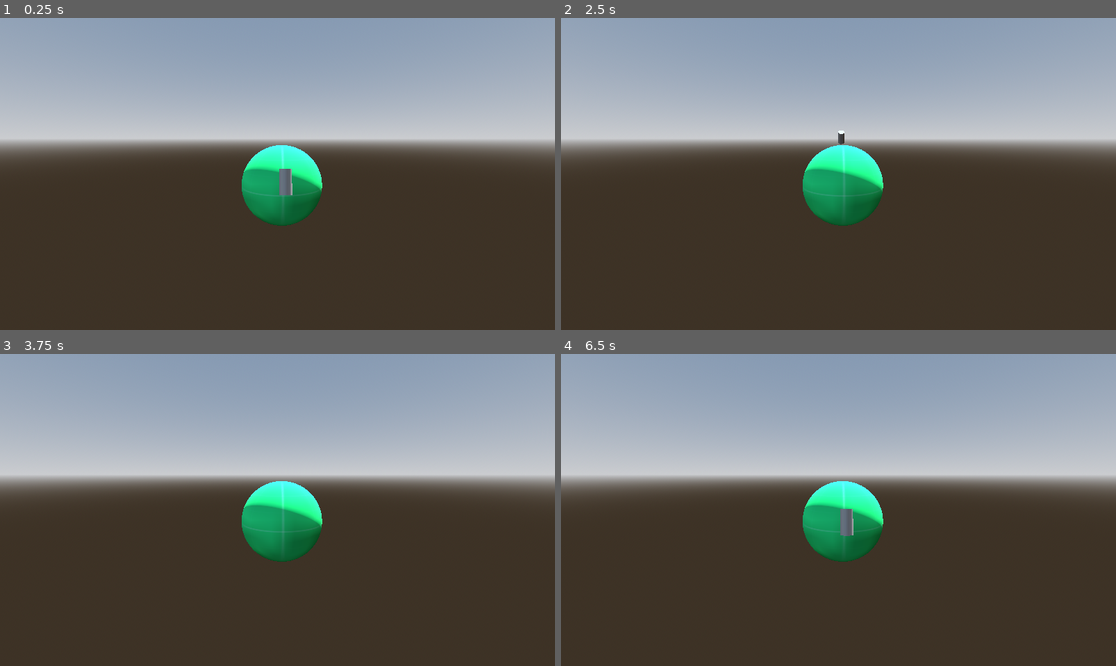
Above: before the commit, frames 1-4 (two rows, left to right).
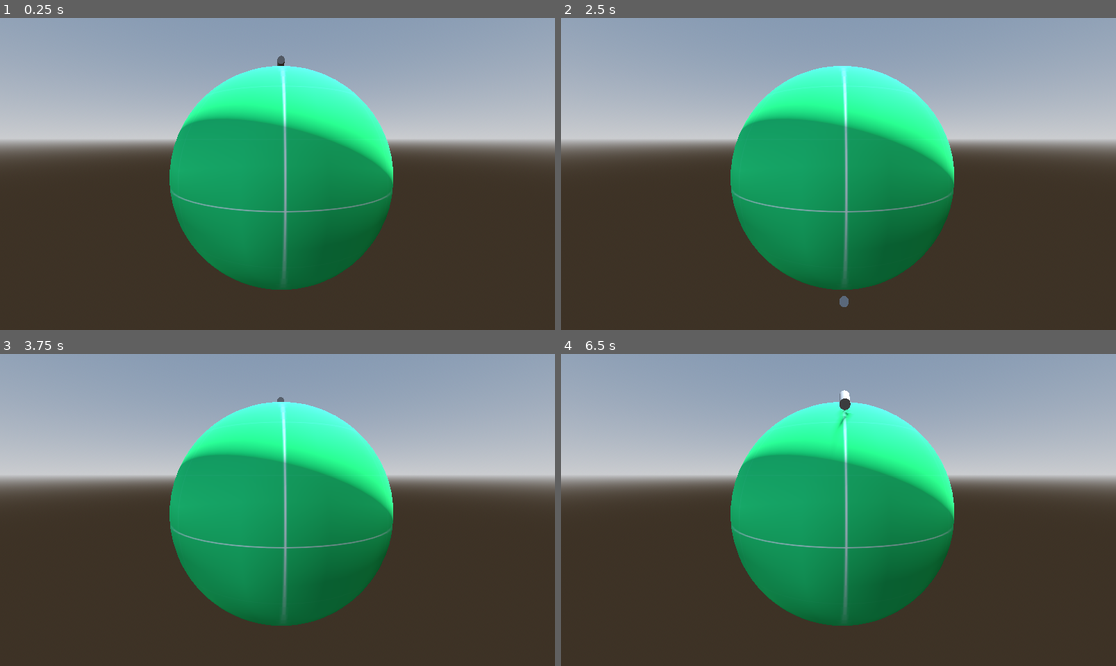
Above: after the commit, the same moments.

Repository: R1fty0/gwj85
Game: Godot game, scene res://scenes/main.tscn
Two runs of this game, one before a commit and one after it. Both use one fixed random seed, a clock stepped at 60 frames per second and the inputs below.
Inputs:
- Up to frame 1 (0.25 s): no input
- Up to frame 2 (2.5 s): hold Space (orbit_button, bound only after the commit) 0.53-1.28 s; tap Space (orbit_button, bound only after the commit) at 1.35 s; hold Space (orbit_button, bound only after the commit) from 2.03 s (still down)
- Up to frame 3 (3.75 s): release Space (orbit_button, bound only after the commit) at 2.78 s; tap Space (orbit_button, bound only after the commit) at 2.85 s; hold Space (orbit_button, bound only after the commit) from 3.53 s (still down)
- Up to frame 4 (6.5 s): release Space (orbit_button, bound only after the commit) at 4.28 s; tap Space (orbit_button, bound only after the commit) at 4.35, 5.85 s; hold Space (orbit_button, bound only after the commit) 5.03-5.78 s

The runs differ from the first frame. In frame 1, 22% of the frame differs, in the area x 30-71%, y 12-88%; in frame 2, 21%; in frame 3, 21%; in frame 4, 22%, in the area x 30-71%, y 11-88%.

Commit message:
refactor: orbit controller -> orbit component

Diff:
--- a/common/components/orbit_controller.gd
+++ b/common/components/orbit_controller.gd
@@ -1,32 +1,33 @@
 extends Node
-class_name OrbitController
+class_name OrbitComponent
 
-## Note: This script assuming its parent is the one is should be controlling.
+@export var orbiter: Node3D
+@export var orbit_speed: float = 2.0
 
-@export var orbit_axis: Vector3 = Vector3.LEFT
-## How high above the planet is the object orbiting.
-@export var orbit_radius: float = 1.0
-## How fast does the object move while orbiting.
-@export var orbit_velocity: float = 2.0
-
-# TODO: make getting this cleaner
-@export var planet_center: Node3D
-var orbit_angle: float = 0.0
-
+var orbit_pivot: Node3D = null
+var in_orbit: bool = false
 
 func _physics_process(delta: float) -> void:
-	# Update orbit angle
-	orbit_angle += orbit_velocity * delta
-	var rotation = Basis().rotated(orbit_axis.normalized(), orbit_angle)
-	# TODO: fix this so that planet position doesn't have to be at (0,0,0)
-	var offset = rotation * Vector3(0,0, orbit_radius)
-	var new_pos = offset + planet_center.global_position
-	# Get the object's last position.
-	var old_pos = get_parent().global_position
-	# Figure out the rotation needed for the object to be pointing at its new position.
-	var direction = (new_pos - old_pos).normalized()
-	# Apply the rotation.
-	if direction.length() > 0:
-		get_parent().look_at(new_pos + direction, orbit_axis)
-	# Apply the new position.
-	get_parent().global_position = new_pos
+	if in_orbit:
+		orbit_pivot.rotate_x(-orbit_speed * delta)
+
+func _enter_orbit() -> void:
+	# Create a new orbit pivot.
+	orbit_pivot = Node3D.new()
+	orbit_pivot.global_transform = Globals.planet_center.global_transform
+	Globals.planet_center.add_child(orbit_pivot)
+	# Reparent the orbiter to the orbit pivot.
+	orbiter.reparent(orbit_pivot, true)
+	in_orbit = true
+
+func _exit_orbit() -> void:
+	# Reparent the orbiter.
+	orbiter.reparent(SpaceshipManager, true)
+	# Remove the orbit pivot.
+	orbit_pivot.queue_free()
+	in_orbit = false
+
+func _input(event: InputEvent) -> void:
+	# For debug
+	if event.is_action_pressed("orbit_button"):
+		_enter_orbit()
--- a/project.godot
+++ b/project.godot
@@ -17,7 +17,8 @@
 
 [autoload]
 
-SignalBus="*res://singletons/signal_bus.gd"
+Globals="*res://singletons/globals.gd"
+SpaceshipManager="*res://singletons/spaceship_manager.gd"
 
 [file_customization]
 
@@ -29,6 +30,14 @@
 "res://singletons/": "blue"
 }
 
+[input]
+
+orbit_button={
+"deadzone": 0.2,
+"events": [Object(InputEventKey,"resource_local_to_scene":false,"resource_name":"","device":-1,"window_id":0,"alt_pressed":false,"shift_pressed":false,"ctrl_pressed":false,"meta_pressed":false,"pressed":false,"keycode":0,"physical_keycode":32,"key_label":0,"unicode":32,"location":0,"echo":false,"script":null)
+]
+}
+
 [rendering]
 
 renderer/rendering_method="gl_compatibility"
--- a/scenes/spaceship/spaceship.tscn
+++ b/scenes/instantiables/spaceship/spaceship.tscn
@@ -10,5 +10,5 @@
 transform = Transform3D(1, 0, 0, 0, -4.37114e-08, 1, 0, -1, -4.37114e-08, 0, 0, 0)
 mesh = SubResource("CylinderMesh_tgn4n")
 
-[node name="OrbitController" type="Node" parent="."]
+[node name="OrbitComponent" type="Node" parent="."]
 script = ExtResource("1_4vs15")
--- a/scenes/main.tscn
+++ b/scenes/main.tscn
@@ -1,7 +1,7 @@
 [gd_scene load_steps=6 format=3 uid="uid://ygegp2wnqfqe"]
 
-[ext_resource type="PackedScene" uid="uid://ci8d18qc6uhtq" path="res://scenes/spaceship/spaceship.tscn" id="2_0wfyh"]
-[ext_resource type="PackedScene" uid="uid://dvln2olkyedrv" path="res://scenes/planet/planet.tscn" id="2_sugp2"]
+[ext_resource type="PackedScene" uid="uid://ci8d18qc6uhtq" path="res://scenes/instantiables/spaceship/spaceship.tscn" id="2_0wfyh"]
+[ext_resource type="PackedScene" uid="uid://dvln2olkyedrv" path="res://scenes/environments/planet/planet.tscn" id="2_sugp2"]
 
 [sub_resource type="ProceduralSkyMaterial" id="ProceduralSkyMaterial_sgp6g"]
 sky_horizon_color = Color(0.662243, 0.671743, 0.686743, 1)
@@ -18,7 +18,7 @@
 [node name="Main" type="Node3D"]
 
 [node name="Camera3D" type="Camera3D" parent="."]
-transform = Transform3D(0.999945, 0.00180646, -0.0103529, 0, 0.985116, 0.171892, 0.0105093, -0.171883, 0.985061, -0.0790739, 0.578898, 2.50974)
+transform = Transform3D(0.999945, 0.00180647, -0.0103529, 0, 0.985116, 0.171892, 0.0105093, -0.171883, 0.985061, -0.0790739, 0.578898, 3.0523)
 
 [node name="Post-Processing" type="Node" parent="."]
 
@@ -29,17 +29,21 @@
 transform = Transform3D(-0.866025, -0.433013, 0.25, 0, 0.5, 0.866025, -0.5, 0.75, -0.433013, 0, 0, 0)
 shadow_enabled = true
 
-[node name="Spaceship" parent="." instance=ExtResource("2_0wfyh")]
-transform = Transform3D(0.1, 0, 0, 0, 0.1, 0, 0, 0, 0.1, 0, 0.660438, -1.95029)
-
-[node name="OrbitController" parent="Spaceship" index="1" node_paths=PackedStringArray("planet_center")]
-orbit_velocity = 1.0
-planet_center = NodePath("../../Planet/PlanetMesh/PlanetCenter")
-
 [node name="Planet" parent="." instance=ExtResource("2_sugp2")]
+transform = Transform3D(3, 0, 0, 0, 3, 0, 0, 0, 3, 0, 0, 0)
 
 [node name="PlanetMesh" parent="Planet" index="0"]
 transform = Transform3D(1, 0, 0, 0, 1, 0, 0, 0, 1, 0, 0, 0)
 
-[editable path="Spaceship"]
+[node name="PlanetCenter" parent="Planet/PlanetMesh" index="0" groups=["planet_center"]]
+
+[node name="SpaceshipManager" type="Node" parent="."]
+
+[node name="Spaceship" parent="SpaceshipManager" instance=ExtResource("2_0wfyh")]
+transform = Transform3D(0.1, 0, 0, 0, 0.1, 0, 0, 0, 0.1, 0, 1.6157, 0.0111291)
+
+[node name="OrbitComponent" parent="SpaceshipManager/Spaceship" index="1" node_paths=PackedStringArray("orbiter")]
+orbiter = NodePath("..")
+
 [editable path="Planet"]
+[editable path="SpaceshipManager/Spaceship"]
--- /dev/null
+++ b/singletons/globals.gd
@@ -0,0 +1,10 @@
+extends Node
+
+
+var planet_center: Node3D
+
+
+func _ready() -> void:
+	planet_center = get_tree().get_first_node_in_group("planet_center")
+	if planet_center == null:
+		push_error("No planet center in this scene!")
--- a/singletons/signal_bus.gd
+++ /dev/null
@@ -1,5 +0,0 @@
-extends Node
-
-
-signal enter_orbit
-signal exit_orbit
--- /dev/null
+++ b/singletons/spaceship_manager.gd
@@ -0,0 +1 @@
+extends Node
Renamed: scenes/planet/planet.tscn -> scenes/environments/planet/planet.tscn
Not shown, added: singletons/globals.gd.uid
Not shown, removed: singletons/signal_bus.gd.uid
Not shown, added: singletons/spaceship_manager.gd.uid
